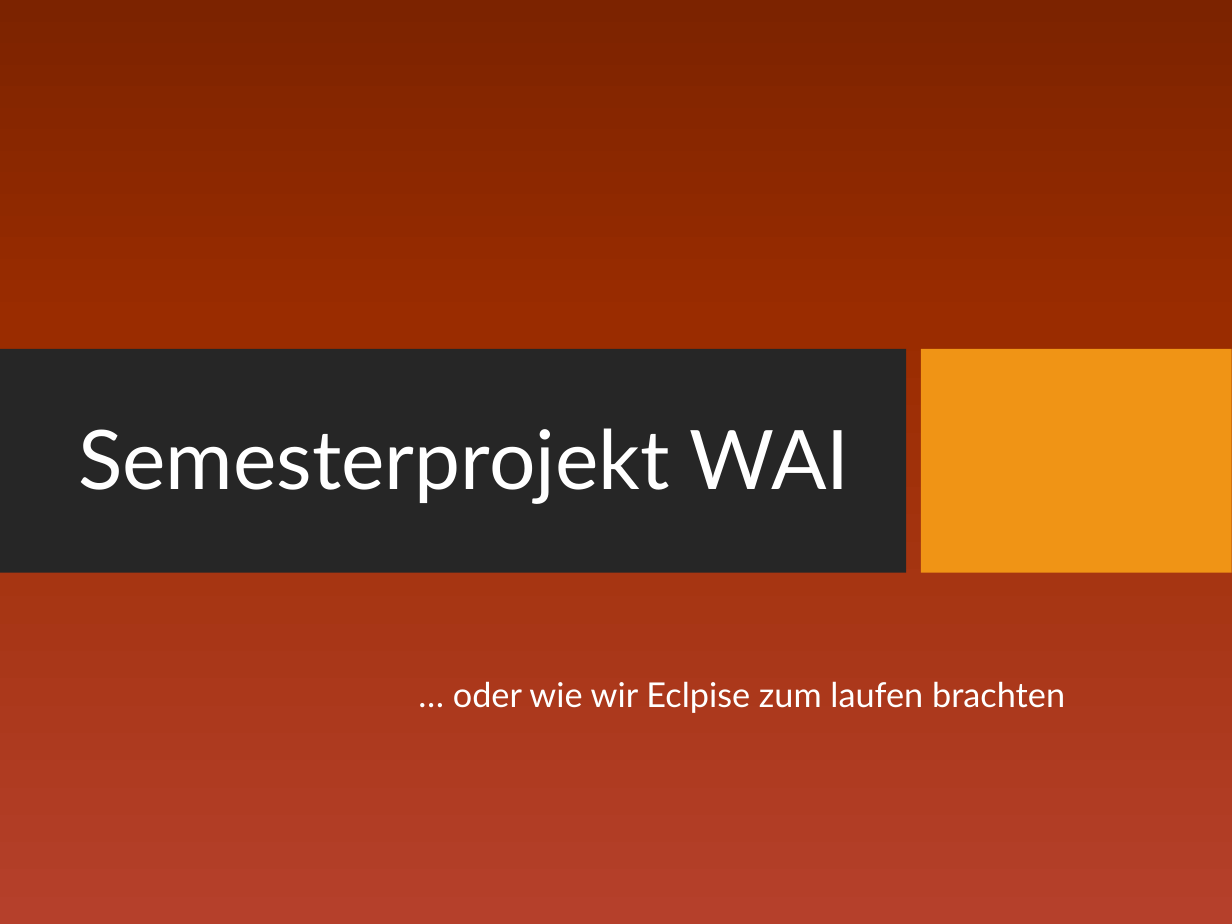
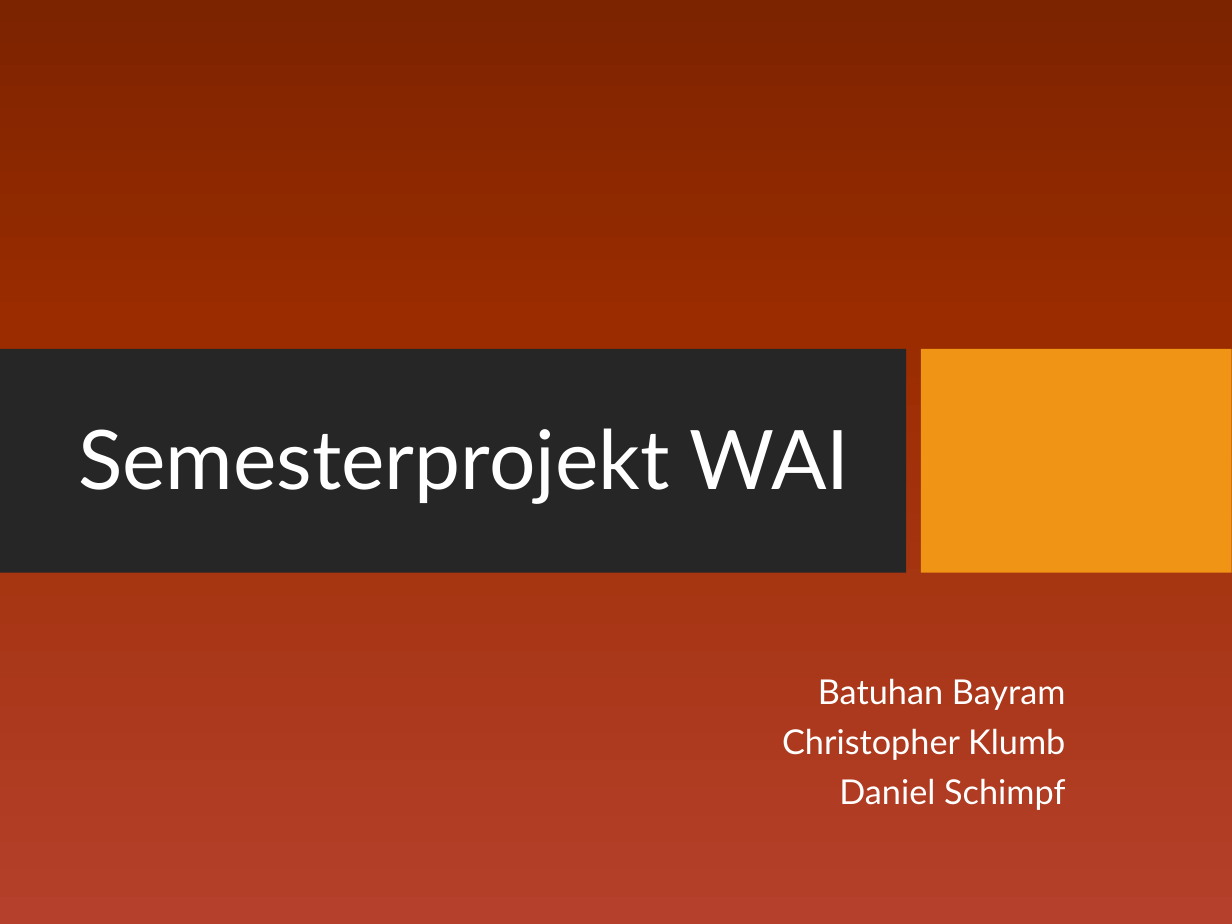
Before and after one commit to chriz239/WaiProjekt, a slide deck: slide 1 of WebContent/WAI.pptx. Drawn at 1232x924 pixels with LibreOffice and Linux fonts; fonts in the diff are those of the drawing; background and template pictures are left out. Boxes give left, top, right and bottom in pixels: in the first picture for what was removed or moved away, otherwise in the second. Text is boxed around its words. In the diff, an @@ line names an element or a change of style, - is before the commit and + after.

```diff
--- a/WebContent/WAI.pptx
+++ b/WebContent/WAI.pptx
@@ subtitle at box(782, 678, 1066, 810): text changed @@
-… oder wie wir Eclpise zum laufen brachten
+Batuhan Bayram
+Christopher Klumb
+Daniel Schimpf
```
Also in this commit, not shown: 1 other slide changed.
